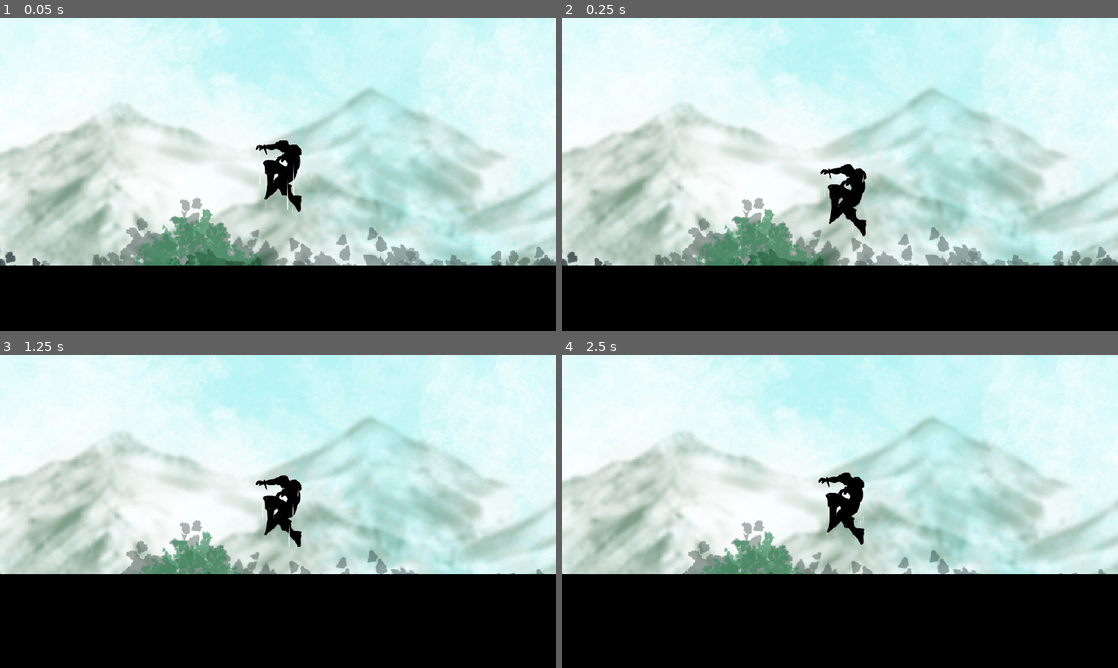
Above: before the commit, frames 1-4 (two rows, left to right).
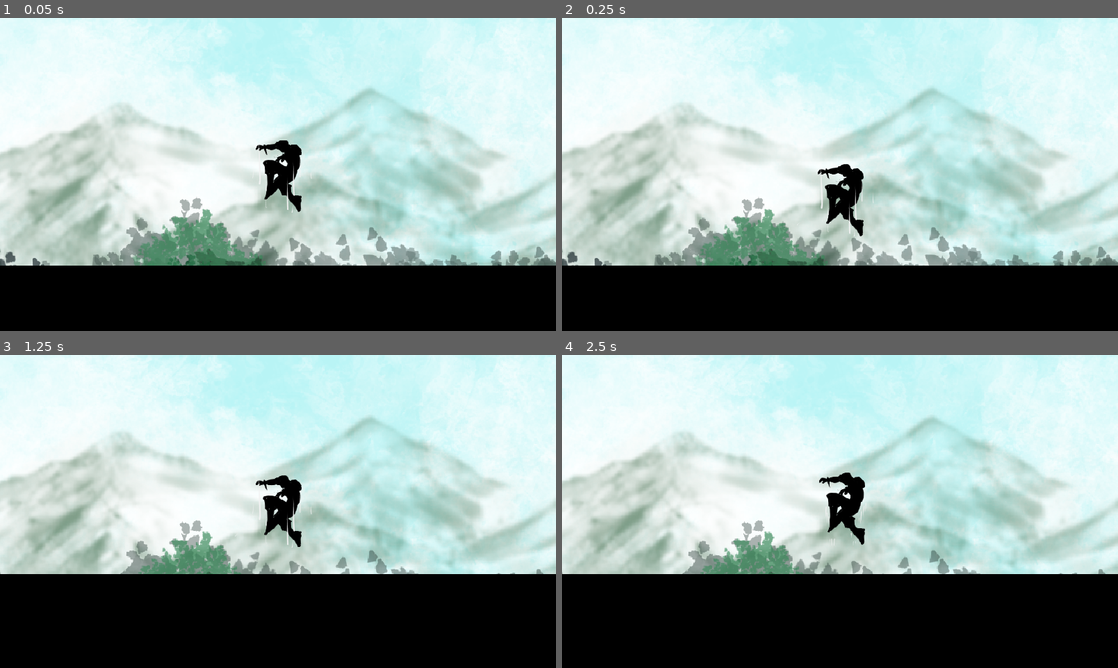
Above: after the commit, the same moments.

Repository: Abrar-SID/Run-Nexus
Game: Godot game, scene res://scenes/level_2.tscn
Same seed, same stepped clock (60 frames per second), same inputs: the game is played once before the commit and once after it. This scene is started directly instead of the project's main scene.
Inputs:
- Up to frame 1 (0.05 s): no input
- Up to frame 2 (0.25 s): no input
- Up to frame 3 (1.25 s): tap S (roll) at 0.6 s; tap W (jump) at 0.77, 0.8, 1.07 s
- Up to frame 4 (2.5 s): tap W (jump) at 1.35, 1.52, 1.82, 2.3 s; tap S (roll) at 1.55 s; hold A (move_back) from 2.03 s (still down); hold D (move_front) from 2.03 s (still down)

Frame 1 is identical in both runs. In frame 2, 0.5% of the frame differs, in the area x 46-56%, y 46-70%; in frame 3, 0.1%; in frame 4, 0.2%.

Commit message:
save before jump changes
removing lots of variables

Diff:
--- a/run-nexus/scenes/player.tscn
+++ b/run-nexus/scenes/player.tscn
@@ -431,6 +431,7 @@
 position = Vector2(0, 60.5396)
 scale = Vector2(1.12, 0.582)
 shape = SubResource("RectangleShape2D_l6cfp")
+disabled = true
 
 [node name="LethalDetector" type="Area2D" parent="."]
 visible = false
@@ -451,6 +452,8 @@
 scale = Vector2(4.84115, 2.9212)
 sprite_frames = SubResource("SpriteFrames_p8ltb")
 animation = &"roll"
+frame = 7
+frame_progress = 1.0
 flip_h = true
 
 [node name="WallDetectorLeft" type="RayCast2D" parent="."]
--- a/run-nexus/scripts/player.gd
+++ b/run-nexus/scripts/player.gd
@@ -10,6 +10,7 @@
 @onready var wall_detector_left: RayCast2D = $WallDetectorLeft
 @onready var wall_detector_right: RayCast2D = $WallDetectorRight
 @onready var general_collision: CollisionShape2D = $GeneralCollision
+@onready var roll_collision: CollisionShape2D = $RollCollision
 @onready var animated_sprite: AnimatedSprite2D = $AnimatedSprite
 @onready var jump_sound_player: AudioStreamPlayer = $JumpSoundPlayer
 @onready var running_sound_player: AudioStreamPlayer = $RunningSoundPlayer
@@ -29,7 +30,7 @@
 
 #VARIABLES
 var speed= 200.0
-var current_jump_animation = "falling"
+var current_jump_animation = "idle_jump"
 var in_sprintzone= false
 var wall_jump_frames = 0
 var is_wall_sliding = false
@@ -64,18 +65,22 @@
 			if velocity.x == 0:
 				animated_sprite.play("idle_jump")
 			elif jump_zone_animation != "":
-				animated_sprite.play(jump_zone_animation)
+				current_jump_animation = jump_zone_animation
 			else:
 				animated_sprite.play("jump_1")
-
-
-	if not is_on_floor() and not Input.is_action_just_pressed("jump") and not is_wall_sliding:
-		animated_sprite.play("falling")
+		else:
+			current_jump_animation = "falling"
+		animated_sprite.play(current_jump_animation)
+
+	if not is_on_floor() and not is_wall_sliding:
+		if velocity.y > 0:
+			animated_sprite.play("falling")
 
 	# Handling roll
 	if Input.is_action_just_pressed("roll") and not is_rolling and is_on_floor():
 		is_rolling = true
 		general_collision.disabled = true
+		roll_collision.disabled = false
 		animated_sprite.play("roll")
 		rolling_sound_player.play()
 
@@ -182,7 +187,7 @@
 		return
 	if Input.is_action_just_pressed("jump") and (on_left_wall or on_right_wall):
 			velocity.y = WALL_JUMP_VELOCITY
-			animated_sprite.play("wall_climbing")
+			animated_sprite.play("wall_jump")
 			is_wall_sliding =false
 			wall_jump_timer.start()
 
@@ -190,7 +195,6 @@
 
 # AREA2D SIGNALS - ENTRY
 func _on_zones_entered(area: Area2D) -> void:
-
 	if area.has_meta("sprintzone"):
 		speed = 1000.0
 		camera.call("start_shake")
@@ -198,33 +202,28 @@
 
 
 	# Add multiple jump animations
-	if area.has_meta("jump1"):
-		camera.call("start_shake")
-		animated_sprite.play("jump_1")
-
-	elif area.has_meta("jump2"):
-		camera.call("start_shake")
-		animated_sprite.play("jump_2")
-
-	elif area.has_meta("jump3"):
-		camera.call("start_shake")
-		animated_sprite.play("jump_3")
+	if area.has_meta("jump_1"):
+		jump_zone_animation = "jump_1"
+
+	elif area.has_meta("jump_2"):
+		jump_zone_animation = "jump_2"
+
+	elif area.has_meta("jump_3"):
+		jump_zone_animation = "jump_3"
 
 
 
 # AREA2D SIGNALS - EXIT
 func _on_zones_exited(area: Area2D) -> void:
-
 	#Rest speed when leaving zone
 	if area.has_meta("sprintzone"):
 		speed = 200.0
 		in_sprintzone = false
 		camera.call("start_shake")
 
-
 	# Reset to default jump animation when leaving zone
-	if area.has_meta("jump_ani_1") or area.has_meta("jump_ani_2") or area.has_meta("jump_ani_3"):
-		animated_sprite.play("jump_1")
+	if area.has_meta("jump_1") or area.has_meta("jump_2") or area.has_meta("jump_3"):
+		jump_zone_animation = ""
 
 
 # DEATH
@@ -245,3 +244,4 @@
 	if animated_sprite.animation == "roll":
 		is_rolling = false
 		general_collision.disabled = false
+		roll_collision.disabled = true
